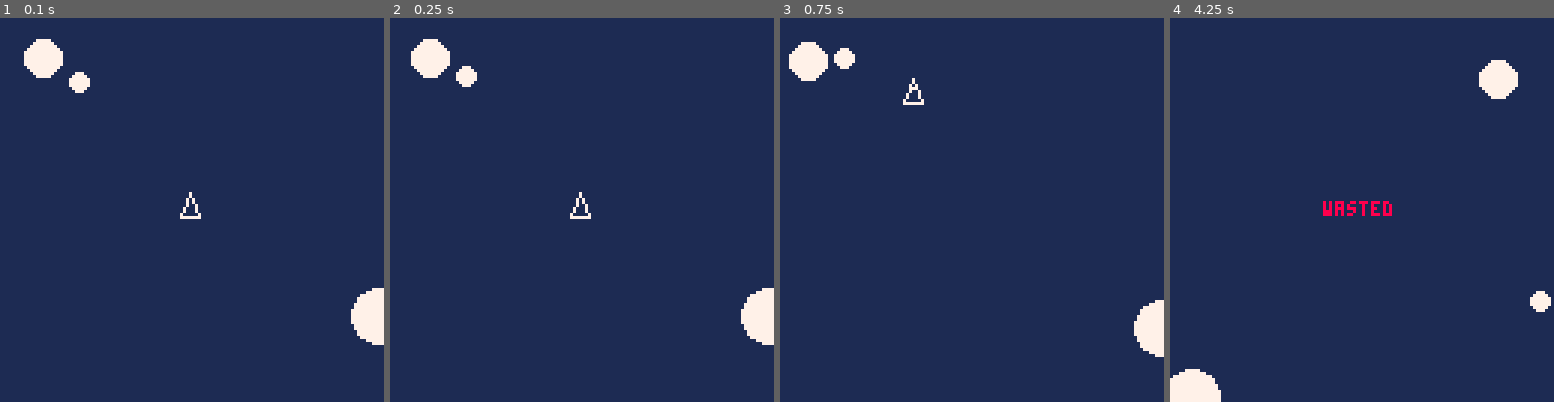
Above: before the commit, frames 1-4 (left to right).
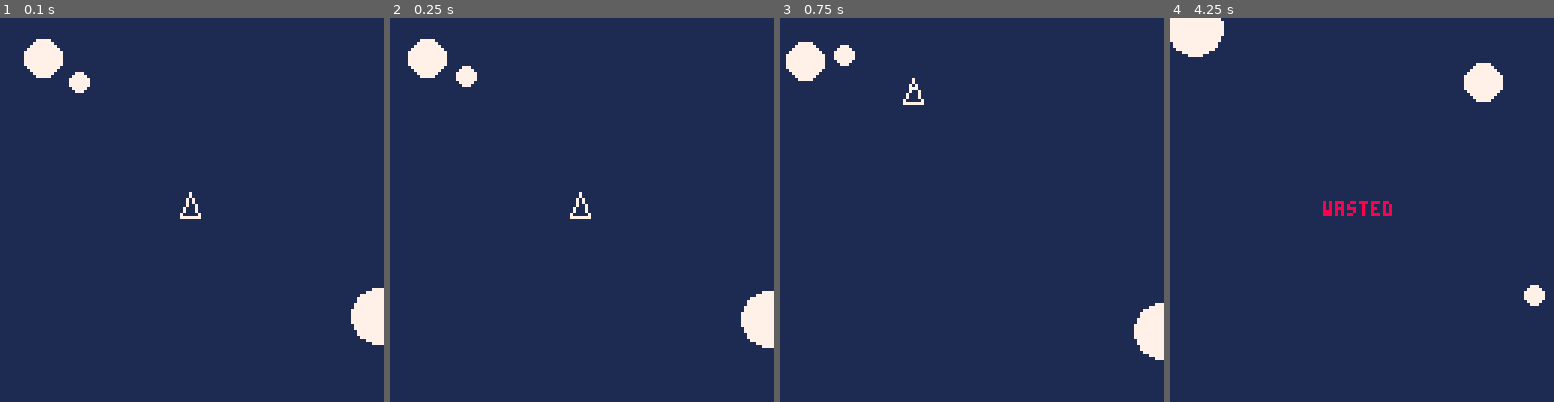
Above: after the commit, the same moments.

Repository: pepaslabs/picoroids
Game: PICO-8 cartridge picoroids.p8
Two runs of this game, one before a commit and one after it. Both use one fixed random seed, a clock stepped at 60 frames per second and the inputs below.
Inputs:
- Up to frame 1 (0.1 s): no input
- Up to frame 2 (0.25 s): no input
- Up to frame 3 (0.75 s): tap X (X key) at 0.33 s; tap O (Z key) at 0.7 s
- Up to frame 4 (4.25 s): tap X (X key) at 1.07, 1.85, 2.97, 4.08 s; hold Right 1.6-2.1 s; tap O (Z key) every 0.4 s from 1.7 to 4.1 s; hold Up 2.15-2.42 s; hold Right 2.47-3.03 s; hold Left 3.08-3.58 s; hold Down 3.63-3.97 s; hold Right from 4.02 s (still down)

Frame 1 is identical in both runs. In frame 2, 0.3% of the frame differs, in the area x 4-100%, y 5-86%; in frame 3, 0.4%; in frame 4, 3.2%, in the area x 0-100%, y 0-100%.

Commit message:
speed up the roids each level

Diff:
--- a/picoroids.p8
+++ b/picoroids.p8
@@ -37,7 +37,7 @@
 }
 
 -- the thruster force magnitude
-kthrst_mag = 0.05
+kthrst_mag = 0.035
 -- the magnitude of rotation
 krot_mag = 0.02
 
@@ -610,18 +610,28 @@
 end
 
 -- create a new asteroid of a
--- given size class (1-3).
-function spawn_roid(size)
+-- given size class (1-3) and a
+-- given level.
+function spawn_roid(size, level)
  local r = {}
  r.pos = mod_pnt({
   -- try to avoid the center
   x = 96 + rnd(63),
   y = 96 + rnd(63)
  })
- r.vvec = {
-  x = 0.5/size + rnd(size) * 0.1/size,
-  y = 0
- }
+ r.vvec = {x=0,y=0}
+  -- the asteroid velocity is
+ -- a fixed component based on
+ -- size...
+ r.vvec.x = 0.5/size
+ -- ...plus a random component
+ -- based on size...
+ r.vvec.x += rnd(size) * 0.1/size
+ -- ...plus a random component
+ -- based on level (up to 20%
+ -- per level).
+ r.vvec.x *= (1 + rnd(20*level)/100.0)
+ -- pointed in random direction.
  r.vvec = rot_pnt(
   r.vvec,
   rnd(360)/360.0
@@ -636,9 +646,9 @@
  end
  groids = {}
  for i=1, lvl do
-  add(groids, spawn_roid(3))
-  add(groids, spawn_roid(2))
-  add(groids, spawn_roid(1))
+  add(groids, spawn_roid(3,lvl))
+  add(groids, spawn_roid(2,lvl))
+  add(groids, spawn_roid(1,lvl))
  end
 end
 
